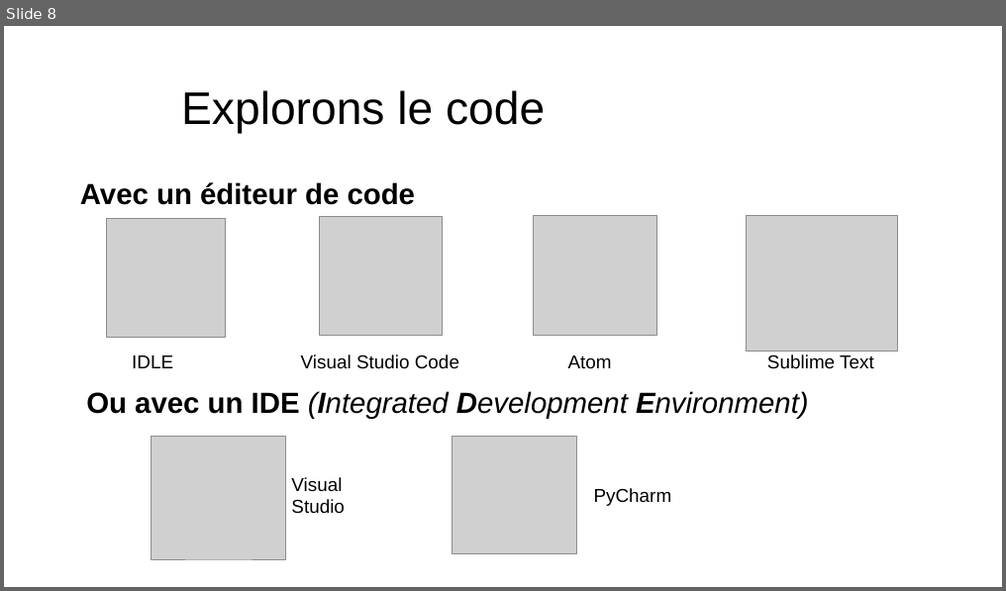
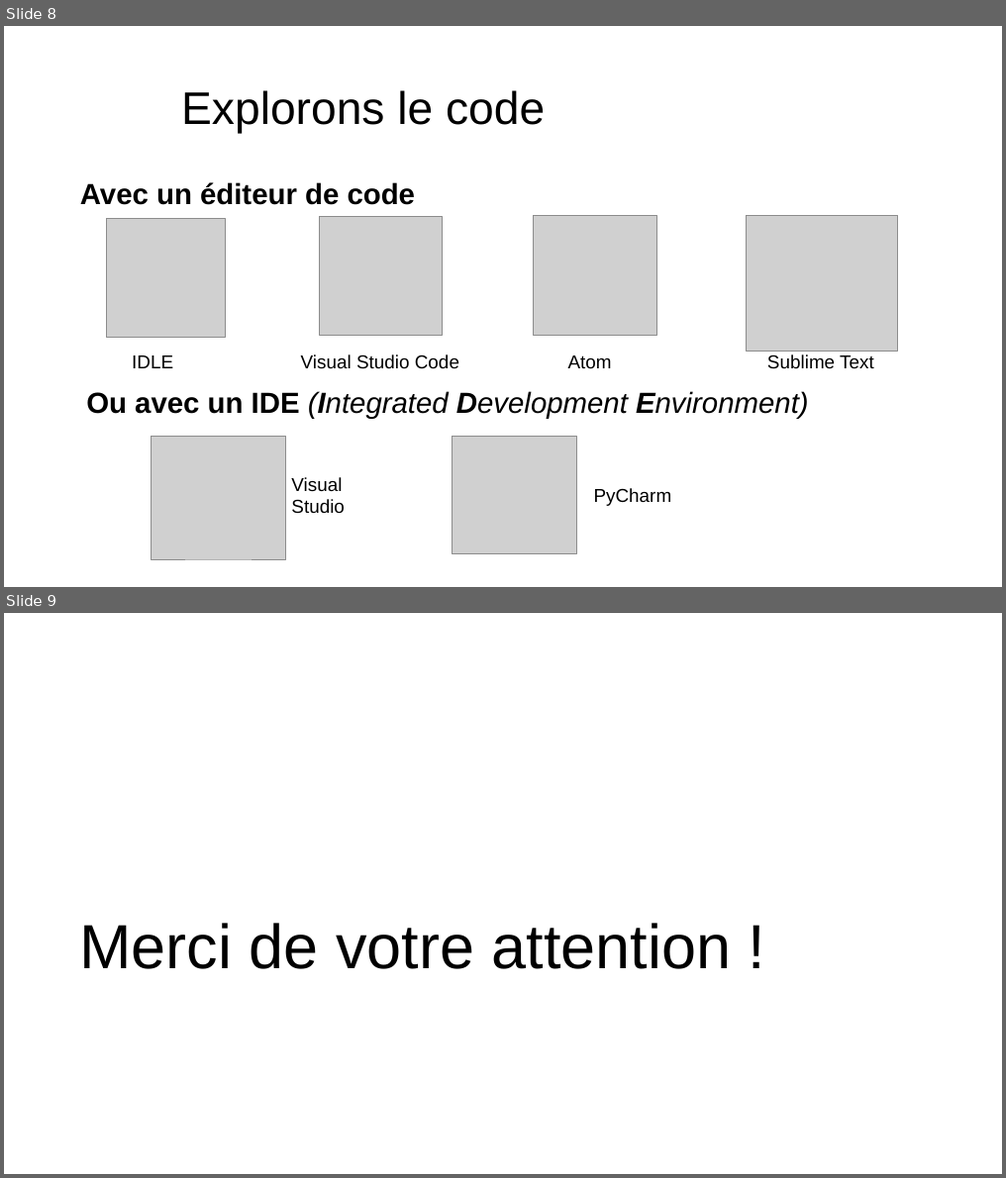
Before and after one commit to Natouche68/present-python-jeu-maths, a slide deck: present_python.pptx. Shown one above the other, each under a label of ours: slide 8 before the commit, slides 8 and 9 after it. The pictures are 1006x591 and 1006x1178 pixels, drawn with LibreOffice and Linux fonts; fonts in the diff are those of the drawing; grey boxes stand for pictures; background and template pictures are left out. Boxes give left, top, right and bottom in pixels: in the first picture for what was removed or moved away, otherwise in the second. Text is boxed around its words. In the diff, an @@ line names an element or a change of style, - is before the commit and + after.

```diff
--- a/present_python.pptx
+++ b/present_python.pptx
@@ slide 9 added at (4, 613, 1002, 1174), background picture (left out) @@
@@ title added at (79, 923, 732, 969), 60 pt, text #000000 @@
+Merci de votre attention !
```
Also in this commit, not shown: 1 slide changed.
